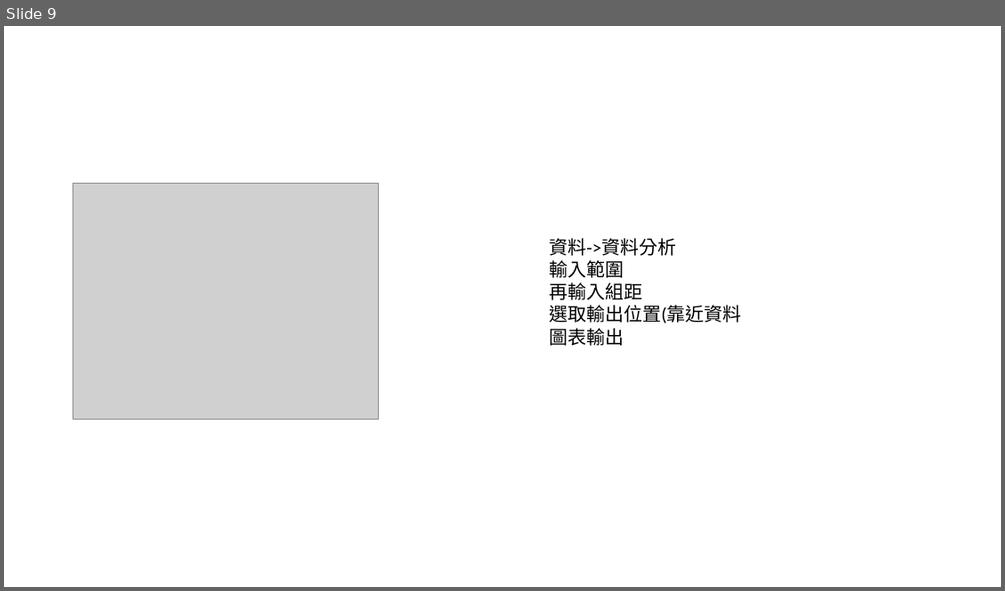
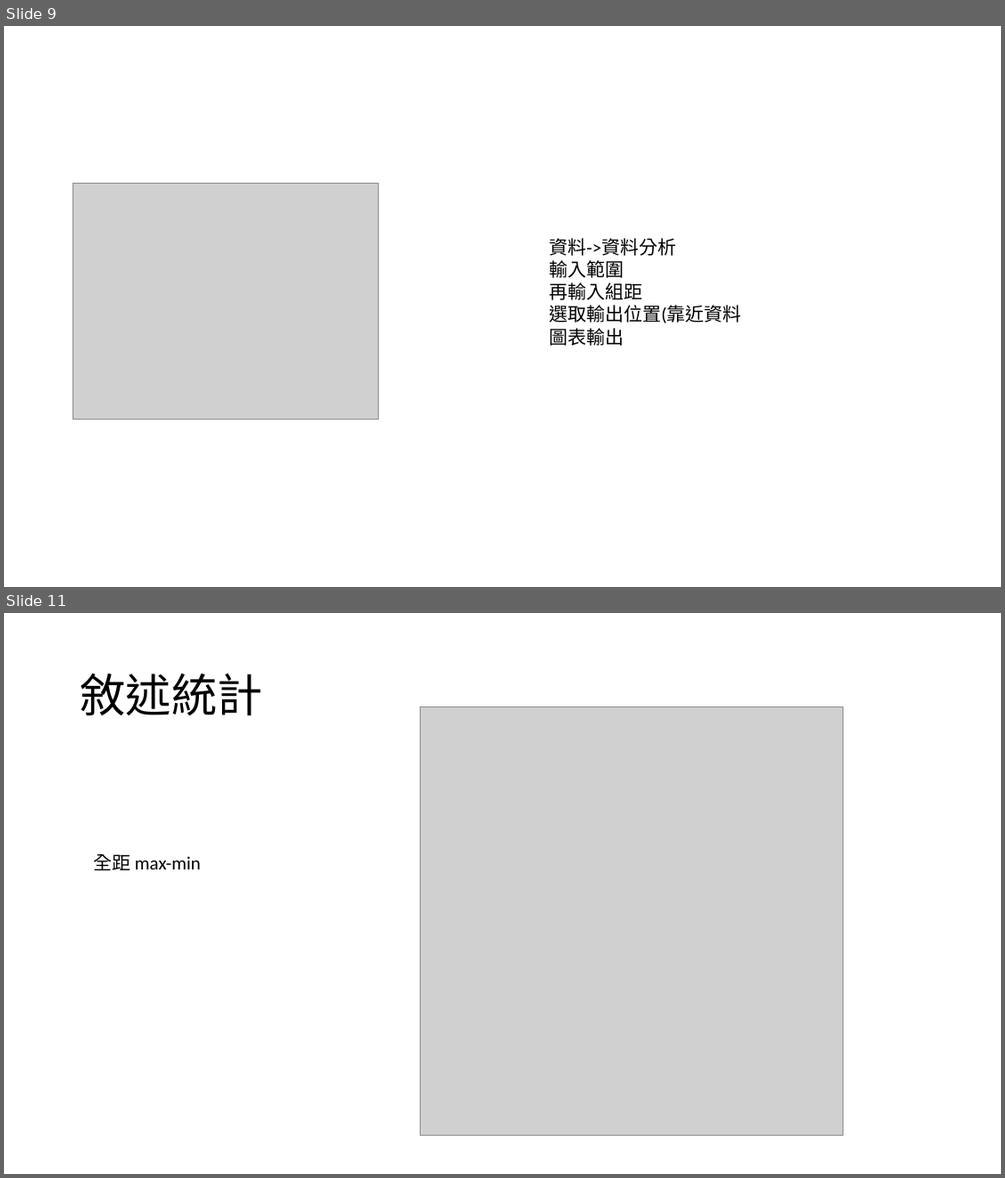
Before and after one commit to Sheng-wayne/Static-1, a slide deck: EXCEL0929.pptx. Shown one above the other, each under a label of ours: slide 9 before the commit, slides 9 and 11 after it; the slides between them are not shown. The pictures are 1005x591 and 1005x1178 pixels, drawn with LibreOffice and Linux fonts; fonts in the diff are those of the drawing; grey boxes stand for pictures. Boxes give left, top, right and bottom in pixels: in the first picture for what was removed or moved away, otherwise in the second. Text is boxed around its words. In the diff, an @@ line names an element or a change of style, - is before the commit and + after.

```diff
--- a/EXCEL0929.pptx
+++ b/EXCEL0929.pptx
@@ slide 11 added at (4, 613, 1001, 1174), background #FFFFFF @@
@@ title added at (80, 673, 262, 715), 44 pt, text #000000 @@
+敘述統計
@@ picture added at (420, 707, 843, 1135) @@
@@ text added at (93, 854, 201, 870), 18 pt, text #000000 @@
+全距 max-min
```
Also in this commit, not shown: 3 other slides added, 1 slide removed.
